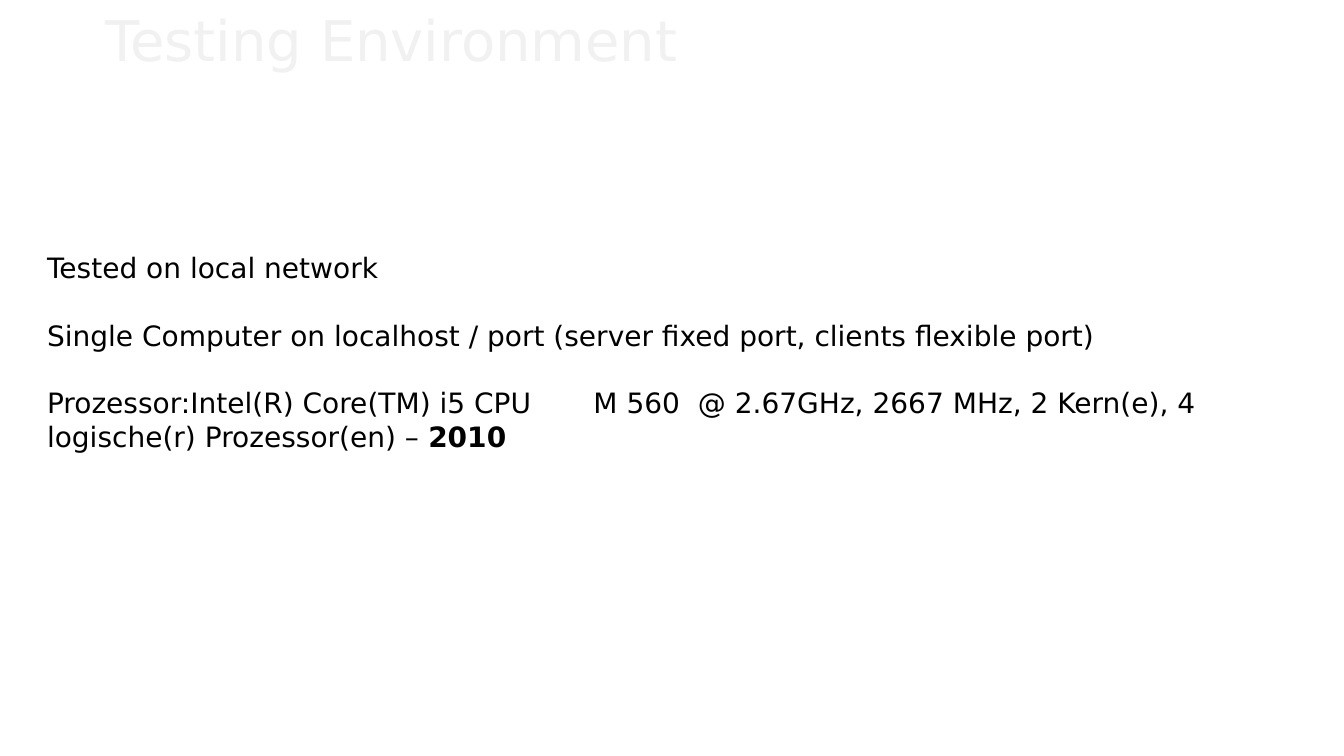
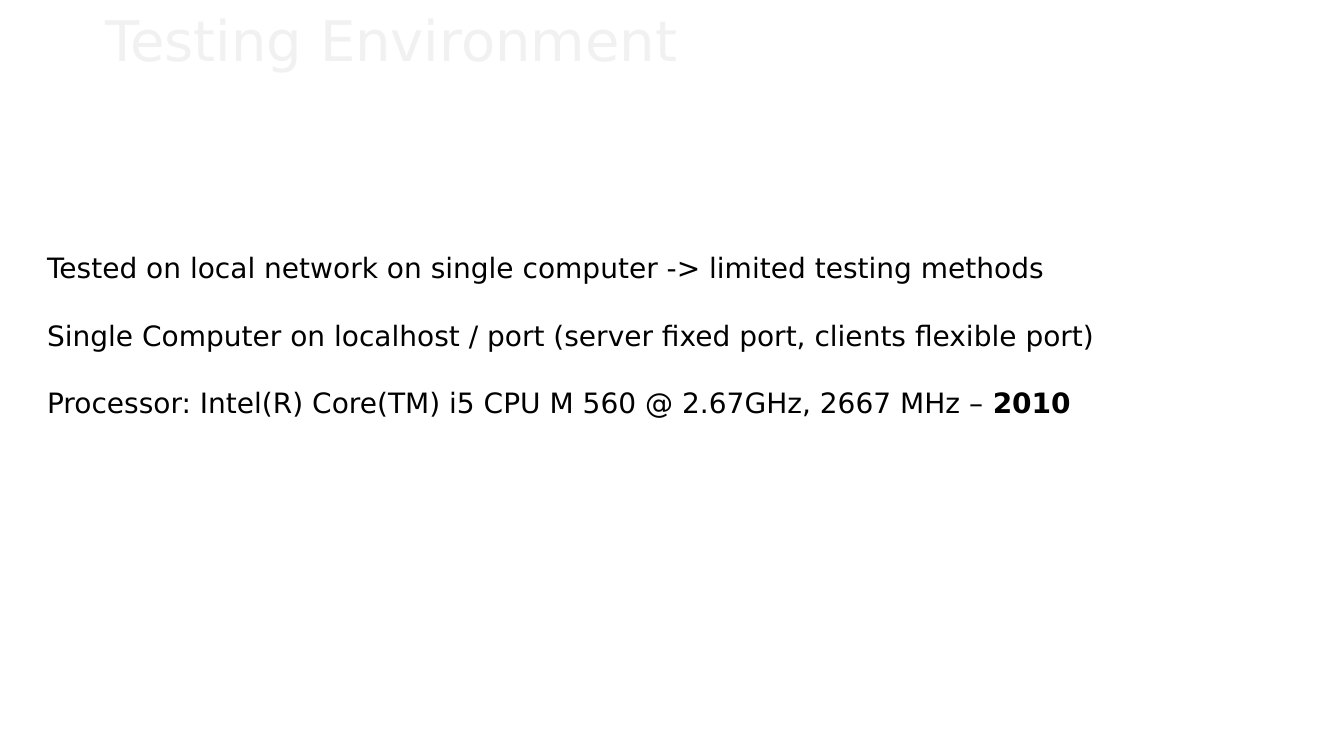
Before and after one commit to nconrad841/ConfiguracionDeServicios, a slide deck: slide 11 of Presentacion_2022_07_14.pptx (slide 9 before the commit). Drawn at 1344x756 pixels with LibreOffice and Linux fonts; fonts in the diff are those of the drawing; background and template pictures are left out. Boxes give left, top, right and bottom in pixels: in the first picture for what was removed or moved away, otherwise in the second. Text is boxed around its words. In the diff, an @@ line names an element or a change of style, - is before the commit and + after.

```diff
--- a/Presentacion_2022_07_14.pptx
+++ b/Presentacion_2022_07_14.pptx
@@ text at (47,256,1044,284): text changed @@
-Tested on local network
+Tested on local network on single computer -> limited testing methods
@@ text at (47,391,1071,417): text changed @@
-Prozessor:Intel(R) Core(TM) i5 CPU M 560 @ 2.67GHz, 2667 MHz, 2 Kern(e), 4 logische(r) Prozessor(en) – 2010
+Processor: Intel(R) Core(TM) i5 CPU M 560 @ 2.67GHz, 2667 MHz – 2010
```
Also in this commit, not shown: 2 other slides changed, 4 slides added, 1 slide removed, 7 other files.
